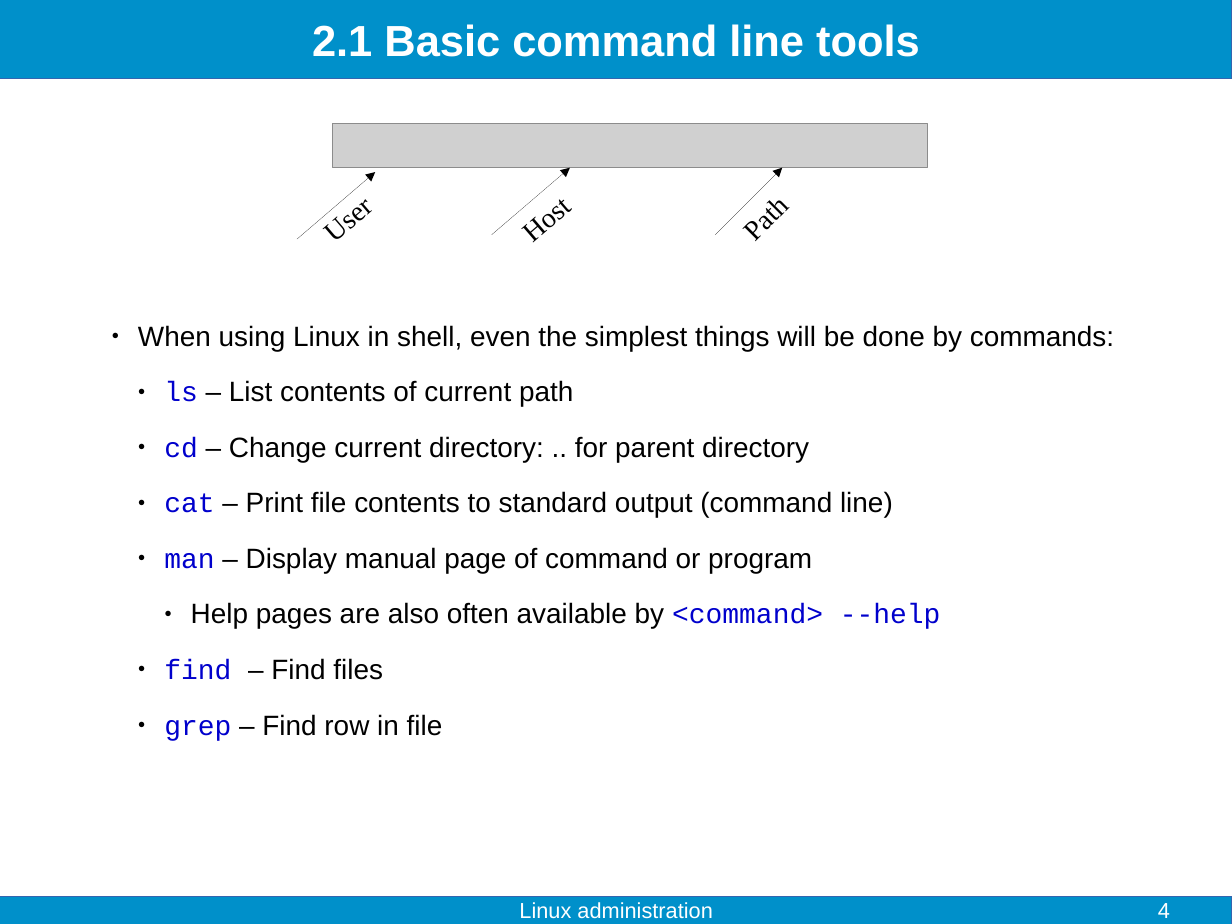
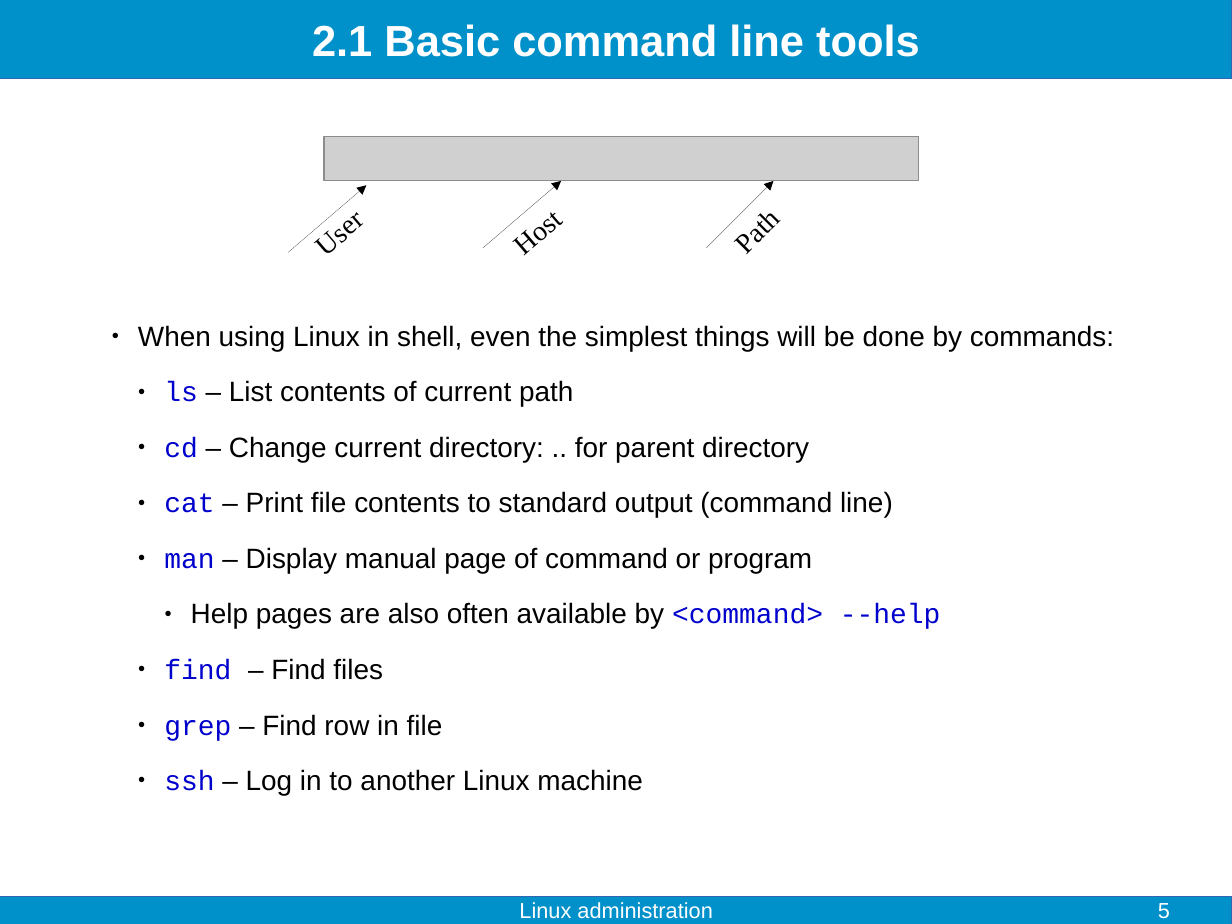
Before and after one commit to fjelltopp/training, a slide deck: slide 5 of linux_administration/linux_administration.odp (slide 4 before the commit). Drawn at 1232x924 pixels with LibreOffice and Linux fonts; fonts in the diff are those of the drawing; grey boxes stand for pictures. Boxes give left, top, right and bottom in pixels: in the first picture for what was removed or moved away, otherwise in the second. Text is boxed around its words. In the diff, an @@ line names an element or a change of style, - is before the commit and + after.

```diff
--- a/linux_administration/linux_administration.odp
+++ b/linux_administration/linux_administration.odp
@@ 3 lines, 1 picture: place and size @@
-3 lines, 1 picture at (297, 123, 928, 239)
+3 lines, 1 picture at (288, 136, 919, 253)
@@ text at (164, 769, 643, 795): paragraph added @@
+  ● ssh – Log in to another Linux machine
@@ page number at (1158, 903, 1170, 919): text changed @@
-4
+5
```
Also in this commit, not shown: 2 slides added, 4 other files.
